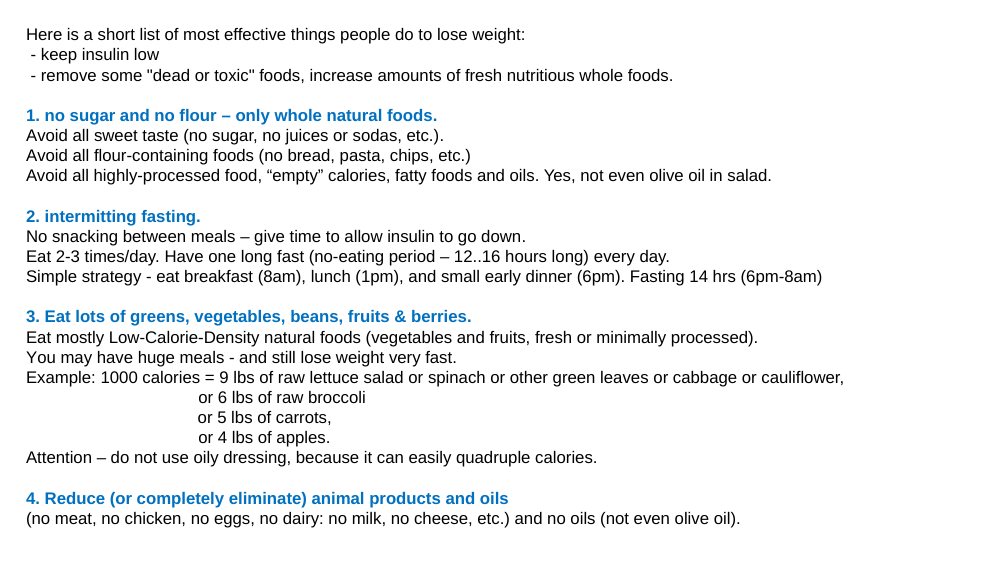
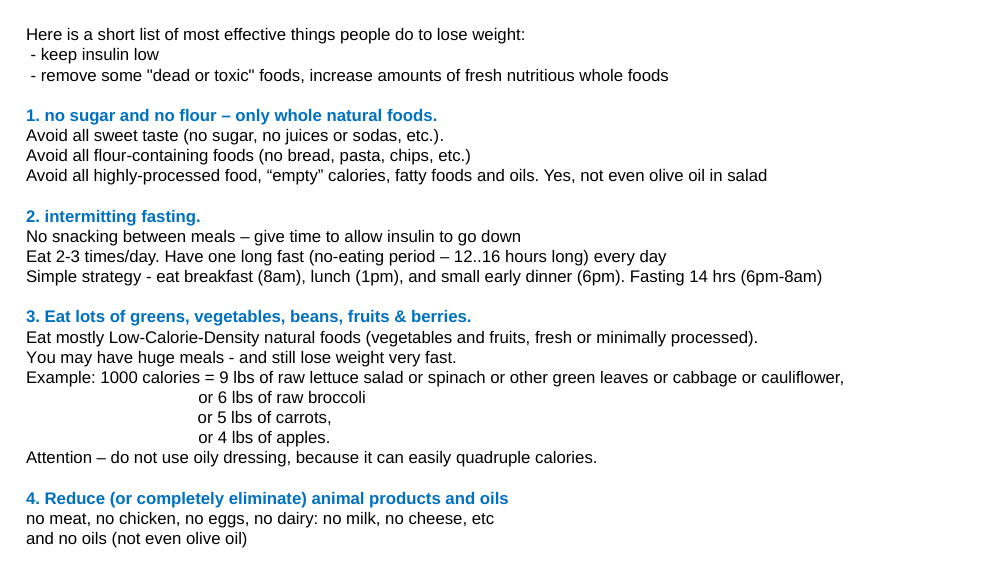
Before and after one commit to lselector/misc, a slide deck: slide 8 of _Life_Lose_Weight.pptx (slide 4 before the commit). Drawn at 1008x567 pixels with LibreOffice and Linux fonts; fonts in the diff are those of the drawing. Boxes give left, top, right and bottom in pixels: in the first picture for what was removed or moved away, otherwise in the second. Text is boxed around its words. In the diff, an @@ line names an element or a change of style, - is before the commit and + after.

```diff
--- a/_Life_Lose_Weight.pptx
+++ b/_Life_Lose_Weight.pptx
@@ text at box(41, 69, 669, 83): text changed @@
-- remove some "dead or toxic" foods, increase amounts of fresh nutritious whole foods.
+- remove some "dead or toxic" foods, increase amounts of fresh nutritious whole foods
@@ text at box(26, 169, 823, 286): text changed @@
-Avoid all highly-processed food, “empty” calories, fatty foods and oils. Yes, not even olive oil in salad.
-2. intermitting fasting.
-No snacking between meals – give time to allow insulin to go down.
-Eat 2-3 times/day. Have one long fast (no-eating period – 12..16 hours long) every day.
-Simple strategy - eat breakfast (8am), lunch (1pm), and small early dinner (6pm). Fasting 14 hrs (6pm-8am)
+Avoid all highly-processed food, “empty” calories, fatty foods and oils. Yes, not even olive oil in salad
+2. intermitting fasting.
+No snacking between meals – give time to allow insulin to go down
+Eat 2-3 times/day. Have one long fast (no-eating period – 12..16 hours long) every day
+Simple strategy - eat breakfast (8am), lunch (1pm), and small early dinner (6pm). Fasting 14 hrs (6pm-8am)
@@ text at box(26, 512, 494, 548): text changed @@
-(no meat, no chicken, no eggs, no dairy: no milk, no cheese, etc.) and no oils (not even olive oil).
+no meat, no chicken, no eggs, no dairy: no milk, no cheese, etc
+and no oils (not even olive oil)
```
Also in this commit, not shown: 11 other slides changed, 5 slides added, 1 slide removed.
